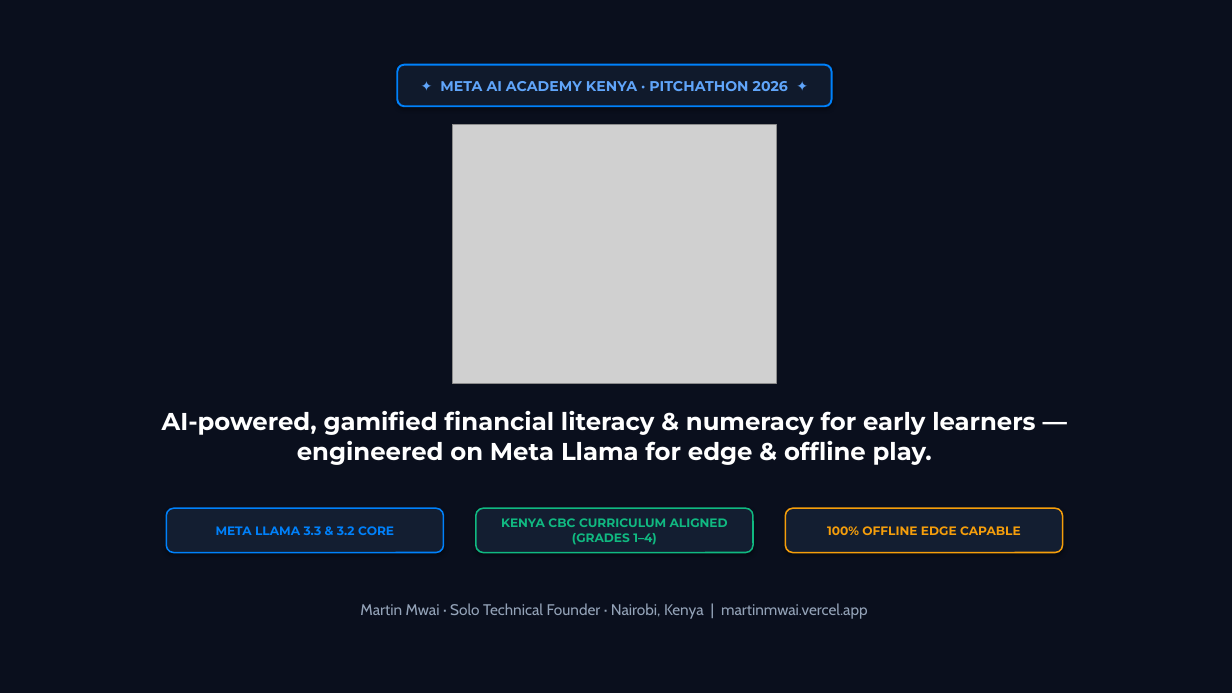
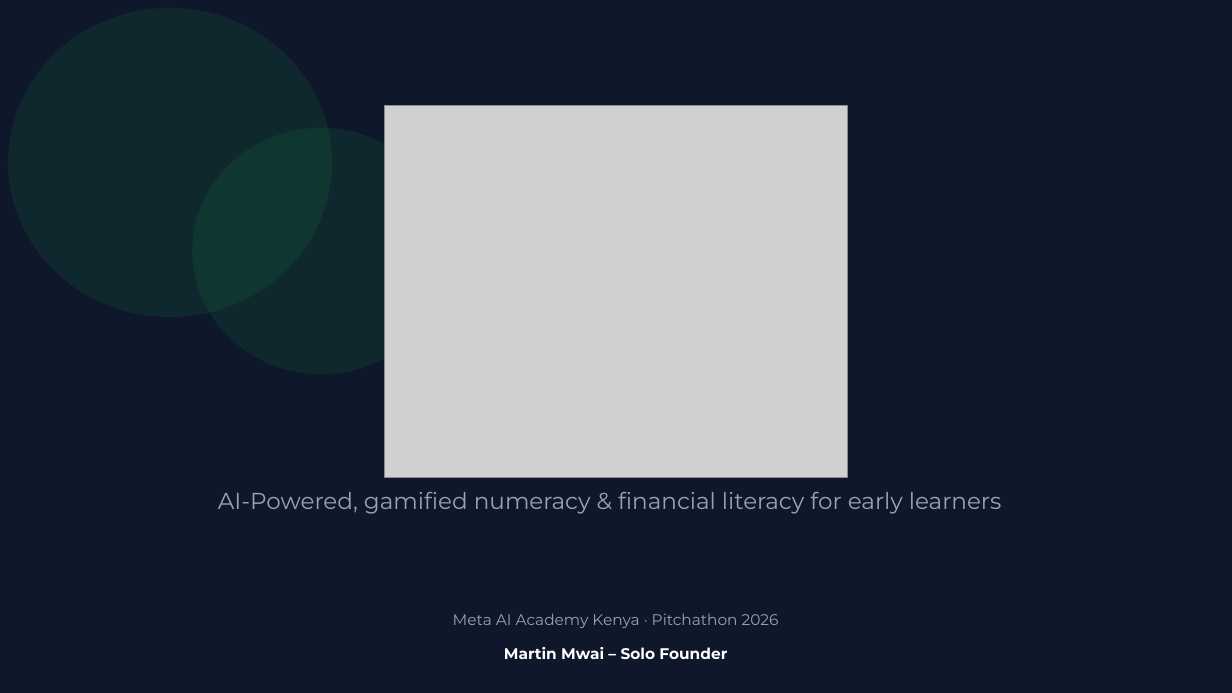
Before and after one commit to lemonhead-ai/SmartDuka, a slide deck: slide 1 of assets/pitch-deck/SmartDuka_Pitchdeck.pptx. Drawn at 1232x693 pixels with LibreOffice and Linux fonts; fonts in the diff are those of the drawing; grey boxes stand for pictures. Boxes give left, top, right and bottom in pixels: in the first picture for what was removed or moved away, otherwise in the second. Text is boxed around its words. In the diff, an @@ line names an element or a change of style, - is before the commit and + after.

```diff
--- a/assets/pitch-deck/SmartDuka_Pitchdeck.pptx
+++ b/assets/pitch-deck/SmartDuka_Pitchdeck.pptx
@@ background #FFFFFF to #0F172A @@
@@ rectangle removed at box(0, 0, 1232, 693) @@
@@ ellipse added at box(8, 8, 333, 318), fill #16A34A at 12% opacity @@
@@ picture: place and size @@
-picture at box(453, 125, 776, 384)
+picture at box(384, 105, 848, 478)
@@ ellipse added at box(192, 128, 449, 374), fill #16A34A at 12% opacity @@
@@ text "AI-Powered, gamified numeracy & financial ..." at box(218, 492, 1002, 514): vertical alignment top to middle @@
@@ rounded rectangle removed at box(166, 508, 444, 553) @@
-META LLAMA 3.3 & 3.2 CORE
@@ text at box(218, 492, 1002, 514): text changed; size 19 to 18 pt; text colour #FFFFFF to #94A3B8; bold off @@
-AI-powered, gamified financial literacy & numeracy for early learners — engineered on Meta Llama for edge & offline play.
+AI-Powered, gamified numeracy & financial literacy for early learners
@@ rounded rectangle removed at box(476, 508, 753, 553) @@
-KENYA CBC CURRICULUM ALIGNED (GRADES 1–4)
@@ rounded rectangle removed at box(786, 508, 1063, 553) @@
-100% OFFLINE EDGE CAPABLE
@@ text "Meta AI Academy Kenya · ...": place and size @@
-text "Meta AI Academy Kenya · ..." at box(397, 65, 832, 106)
+text "Meta AI Academy Kenya · ..." at box(453, 613, 779, 628)
@@ text "Meta AI Academy Kenya · ..." at box(453, 613, 779, 628): fill #101A2C to none; outline #0081FB 1.5 pt to none; shadow off @@
@@ text at box(453, 613, 779, 628): text changed; size 11 to 12 pt; text colour #60A5FA to #94A3B8; bold off @@
-✦ META AI ACADEMY KENYA · PITCHATHON 2026 ✦
+Meta AI Academy Kenya · Pitchathon 2026
@@ text "Martin Mwai – Solo Founder" at box(504, 647, 727, 659): vertical alignment top to middle @@
@@ text at box(504, 647, 727, 659): text changed; font Cabin to Montserrat; text colour #94A3B8 to #FFFFFF; bold on @@
-Martin Mwai · Solo Technical Founder · Nairobi, Kenya | martinmwai.vercel.app
+Martin Mwai – Solo Founder
```
Also in this commit, not shown: 7 other slides changed, 1 slide added, 2 other files.
